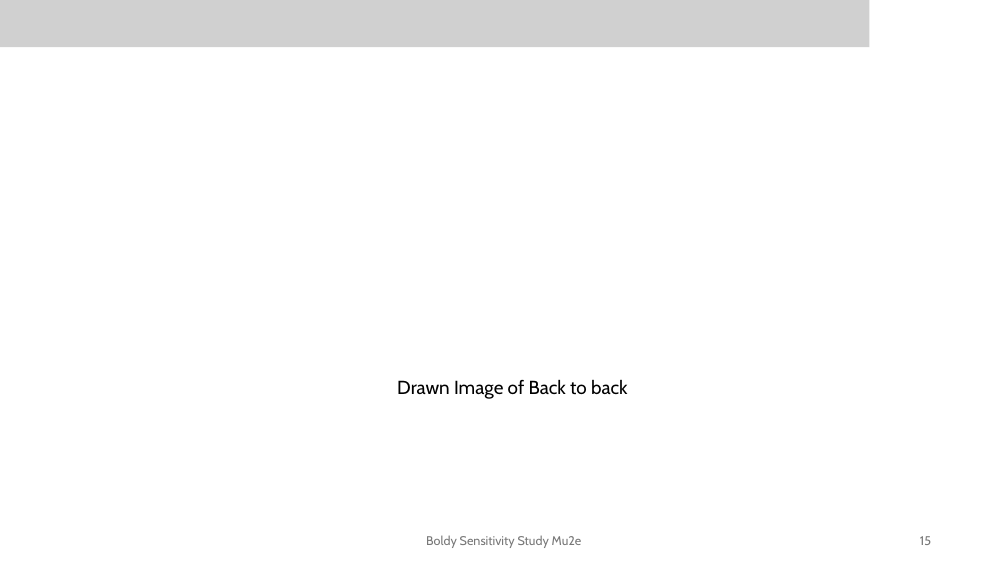
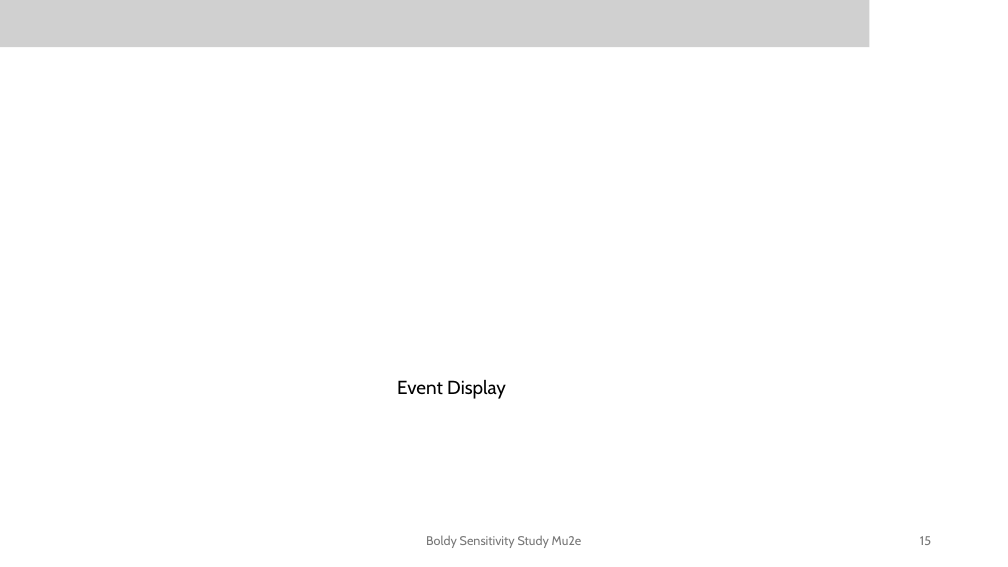
Before and after one commit to andrewboldy/DissertationAndProposalWriting, a slide deck: slide 15 of ProposalWriting/Presentation/BoldyProposalDefense [Autosaved].pptx. Drawn at 1008x567 pixels with LibreOffice and Linux fonts; fonts in the diff are those of the drawing; grey boxes stand for pictures. Boxes give left, top, right and bottom in pixels: in the first picture for what was removed or moved away, otherwise in the second. Text is boxed around its words. In the diff, an @@ line names an element or a change of style, - is before the commit and + after.

Commit message:
Updates post dry run

```diff
--- a/ProposalWriting/Presentation/BoldyProposalDefense [Autosaved].pptx
+++ b/ProposalWriting/Presentation/BoldyProposalDefense [Autosaved].pptx
@@ text at box(397, 380, 506, 399): text changed @@
-Drawn Image of Back to back
+Event Display
```
